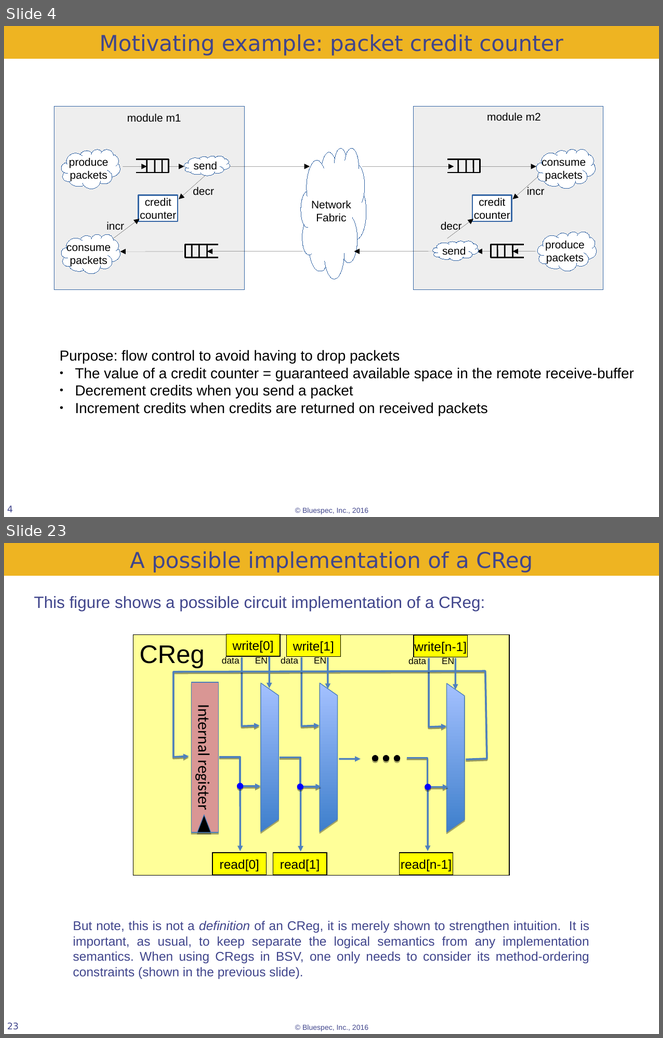
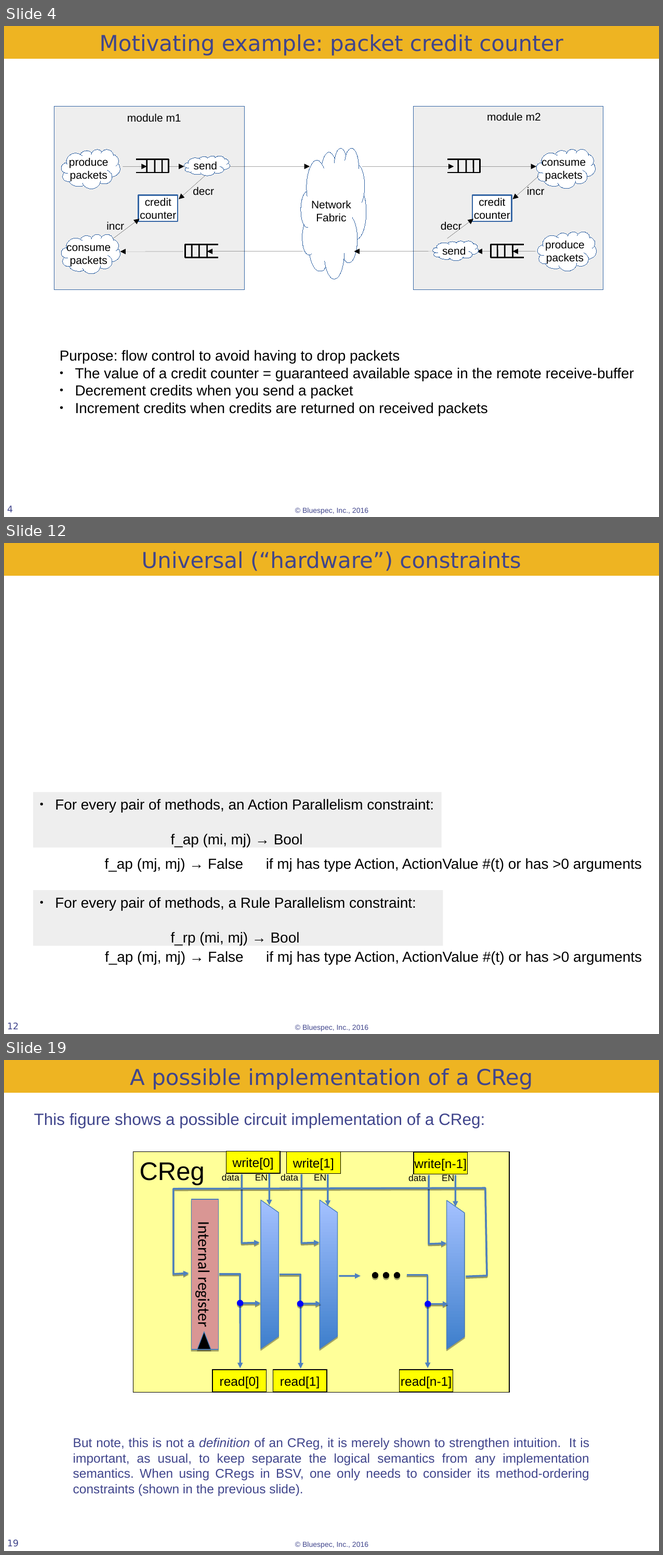
Before and after one commit to rsnikhil/Bluespec_BSV_Formal_Semantics, a slide deck: BSV_Semantics.odp. Shown one above the other, each under a label of ours: slides 4 and 23 before the commit, slides 4, 12 and 19 after it; the slides between them are not shown. The pictures are 663x1038 and 663x1555 pixels, drawn with LibreOffice and Linux fonts; fonts in the diff are those of the drawing; background and template pictures are left out. Boxes give left, top, right and bottom in pixels: in the first picture for what was removed or moved away, otherwise in the second. Text is boxed around its words. In the diff, an @@ line names an element or a change of style, - is before the commit and + after.

```diff
--- a/BSV_Semantics.odp
+++ b/BSV_Semantics.odp
@@ slide 12 added at (4,543,659,1034), background #FFFFFF; not listed: 1 template element that a slide beside it also shows @@
@@ rectangle added at (4,543,659,576), fill #EEB422, 24 pt, text #40458C @@
+Universal (“hardware”) constraints
@@ rectangle added at (34,792,442,848), fill #EEEEEE, 16 pt, text #000000 @@
+● For every pair of methods, an Action Parallelism constraint:
+f_ap (mi, mj) → Bool
@@ text added at (105,858,243,872), 16 pt, text #000000 @@
+f_ap (mj, mj) → False
@@ text added at (266,858,642,872), 16 pt, text #000000 @@
+if mj has type Action, ActionValue #(t) or has >0 arguments
@@ rectangle added at (34,890,443,946), fill #EEEEEE, 16 pt, text #000000 @@
+● For every pair of methods, a Rule Parallelism constraint:
+f_rp (mi, mj) → Bool
@@ text added at (105,951,243,965), 16 pt, text #000000 @@
+f_ap (mj, mj) → False
@@ text added at (266,951,642,965), 16 pt, text #000000 @@
+if mj has type Action, ActionValue #(t) or has >0 arguments
@@ page number added at (7,1023,19,1030), 10 pt, text #40458C @@
+12
@@ what was slide 23 is now slide 19 @@
@@ page number at (7,1540,19,1547): text changed @@
-23
+19
```
Also in this commit, not shown: 7 slides changed, 7 other slides added, 5 slides removed.
